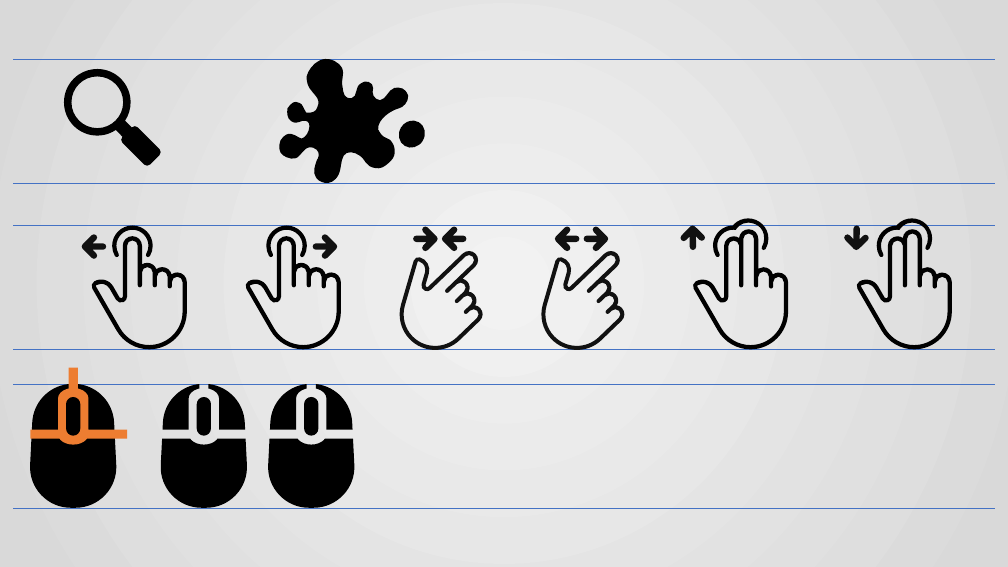
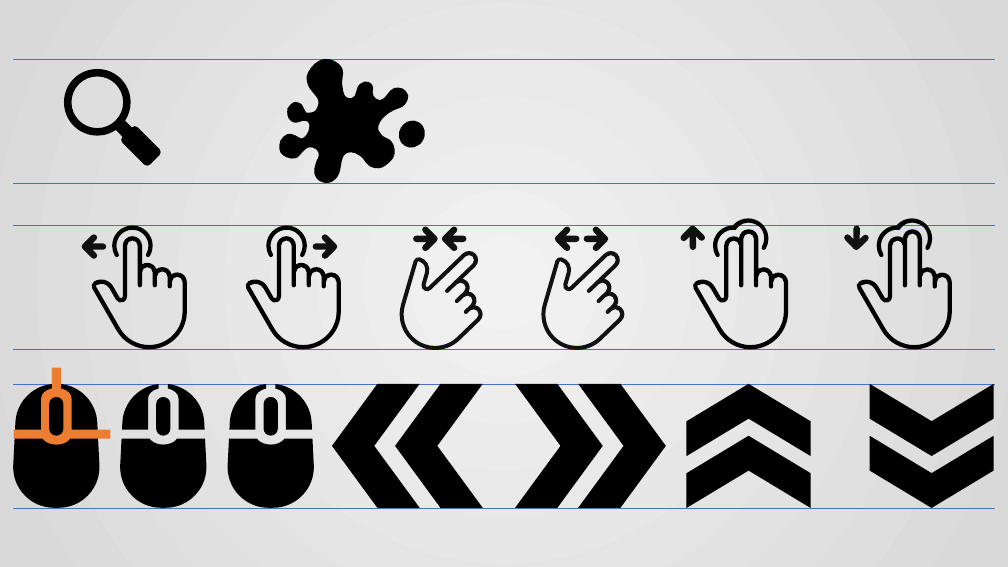
Before and after one commit to histopen/assets, a slide deck: slide 7 of Icons_UI/Icons_UI.pptx. Drawn at 1008x567 pixels with LibreOffice and Linux fonts; fonts in the diff are those of the drawing. Boxes give left, top, right and bottom in pixels: in the first picture for what was removed or moved away, otherwise in the second. Text is boxed around its words. In the diff, an @@ line names an element or a change of style, - is before the commit and + after.

```diff
--- a/Icons_UI/Icons_UI.pptx
+++ b/Icons_UI/Icons_UI.pptx
@@ 3 freeform shapes moved together from (x1=30, y1=368, x2=127, y2=508) to (x1=13, y1=368, x2=110, y2=508) @@
@@ 3 freeform shapes moved together from (x1=161, y1=384, x2=355, y2=508) to (x1=120, y1=384, x2=314, y2=508) @@
@@ freeform shape added at (x1=332, y1=384, x2=482, y2=508), fill #000000 @@
@@ freeform shape added at (x1=515, y1=384, x2=665, y2=508), fill #000000 @@
@@ freeform shape added at (x1=687, y1=384, x2=811, y2=508), fill #000000 @@
@@ freeform shape added at (x1=870, y1=384, x2=994, y2=508), fill #000000 @@
```
Also in this commit, not shown: 9 other files.
